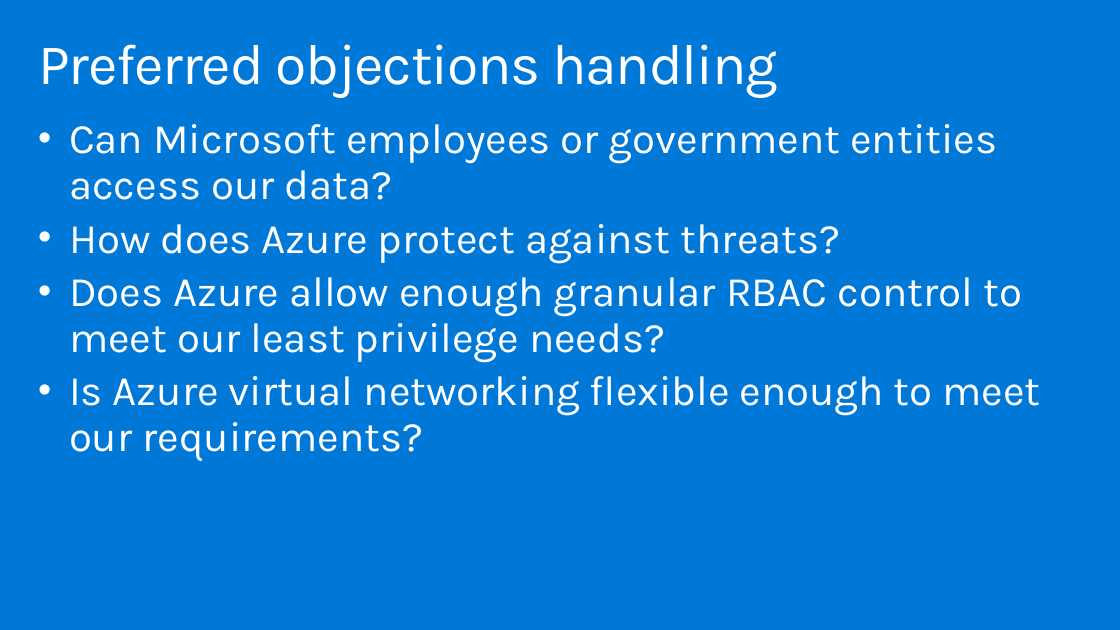
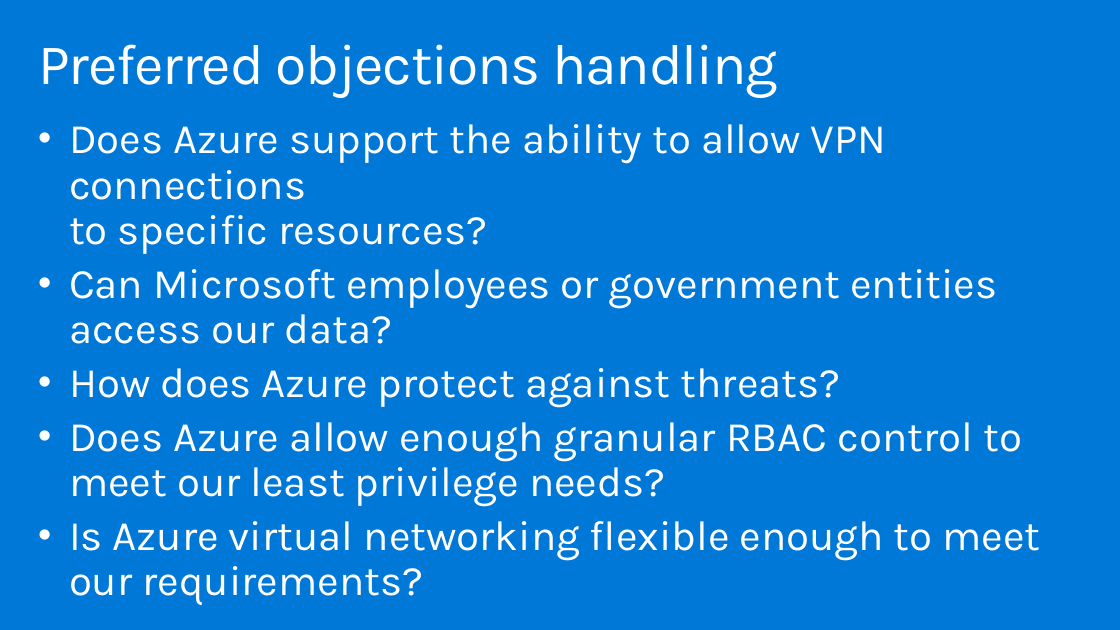
Before and after one commit to tejaswini972/MCW-Security-baseline-on-Azure, a slide deck: slide 21 of Whiteboard design session/WDS trainer presentation - Security baseline on Azure.pptx. Drawn at 1120x630 pixels with LibreOffice and Linux fonts; fonts in the diff are those of the drawing. Boxes give left, top, right and bottom in pixels: in the first picture for what was removed or moved away, otherwise in the second. Text is boxed around its words. In the diff, an @@ line names an element or a change of style, - is before the commit and + after.

Commit message:
Add the missing objection in slides, update the image (again).

```diff
--- a/Whiteboard design session/WDS trainer presentation - Security baseline on Azure.pptx
+++ b/Whiteboard design session/WDS trainer presentation - Security baseline on Azure.pptx
@@ text at [69, 124, 887, 254]: paragraph added @@
+• Does Azure support the ability to allow VPN connections
+  to specific resources?
```
Also in this commit, not shown: 2 other slides changed, 2 other files.
